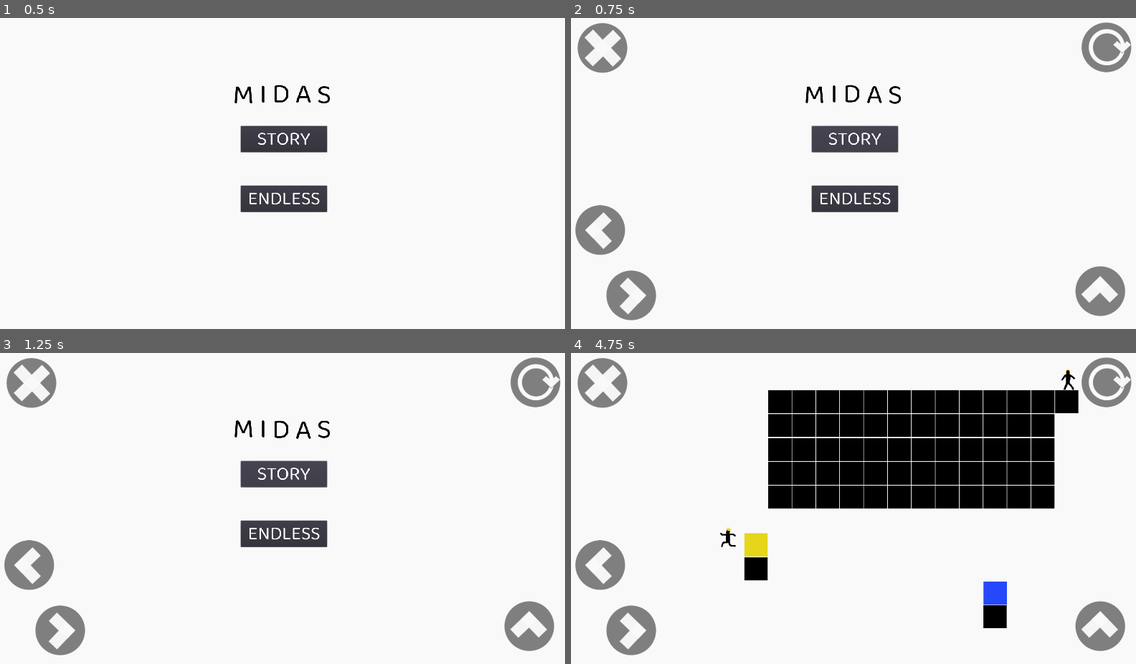
Above: before the commit, frames 1-4 (two rows, left to right).
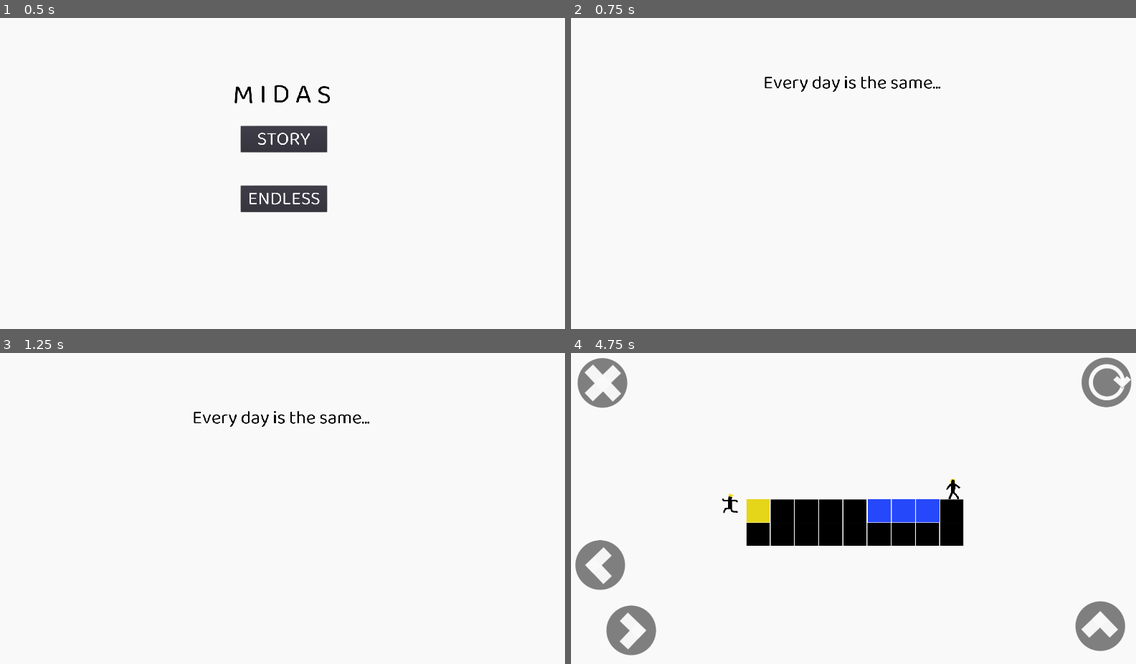
Above: after the commit, the same moments.

Repository: meburns/midas
Game: Godot game, scene res://src/Menu.tscn
Same seed, same stepped clock (60 frames per second), same inputs: the game is played once before the commit and once after it.
Inputs (mouse positions are in pixels of both pictures, inside the frame that each line leads up to):
- Up to frame 1 (0.5 s): no input
- Up to frame 2 (0.75 s): click "STORY" at 0.5 s
- Up to frame 3 (1.25 s): no input
- Up to frame 4 (4.75 s): click (853, 474) at 1.25 s, where only the run before the commit has a clickable "STORY"; click (853, 533) at 2 s, where only the run before the commit has a clickable "ENDLESS"; tap Enter (ui_accept) at 2.75 s; hold Right (move_right) 2.78-4.28 s; tap R (refresh) at 2.85, 3.6, 4.35 s; tap Space (jump) at 3.02, 3.77 s; hold A (move_left) from 4.28 s (still down)

Frame 1 is identical in both runs. In frame 2, 7.3% of the frame differs, in the area x 0-100%, y 1-98%; in frame 3, 7.3%; in frame 4, 24%, in the area x 26-90%, y 5-89%.
Error before the commit: Invalid get index 'story_mode_completed' (on base: 'Nil'). (res://src/Database.gd:46)

Commit message:
Create data directory if does not exist

Diff:
--- a/src/Database.gd
+++ b/src/Database.gd
@@ -9,6 +9,9 @@
 func _initialize_if_not_exist() -> void:
 	var file2Check = File.new()
 	if !file2Check.file_exists(db):
+		var dir = Directory.new()
+		dir.open("res://")
+		dir.make_dir("data")
 		var f = File.new()
 		var init_data = JSON.parse('{ "current_level": 0, "story_mode_completed": false }').result
 		f.open(db, File.WRITE)
